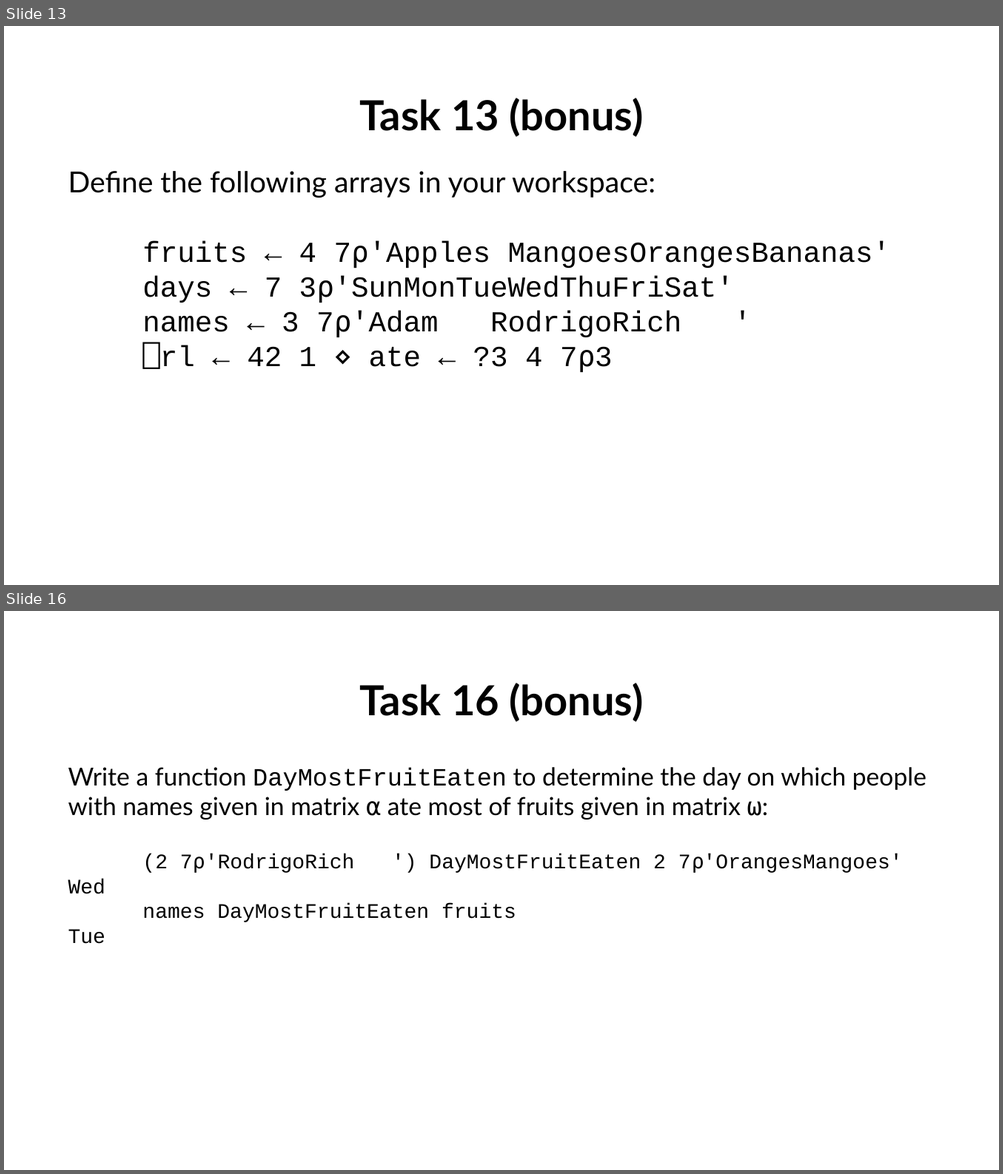
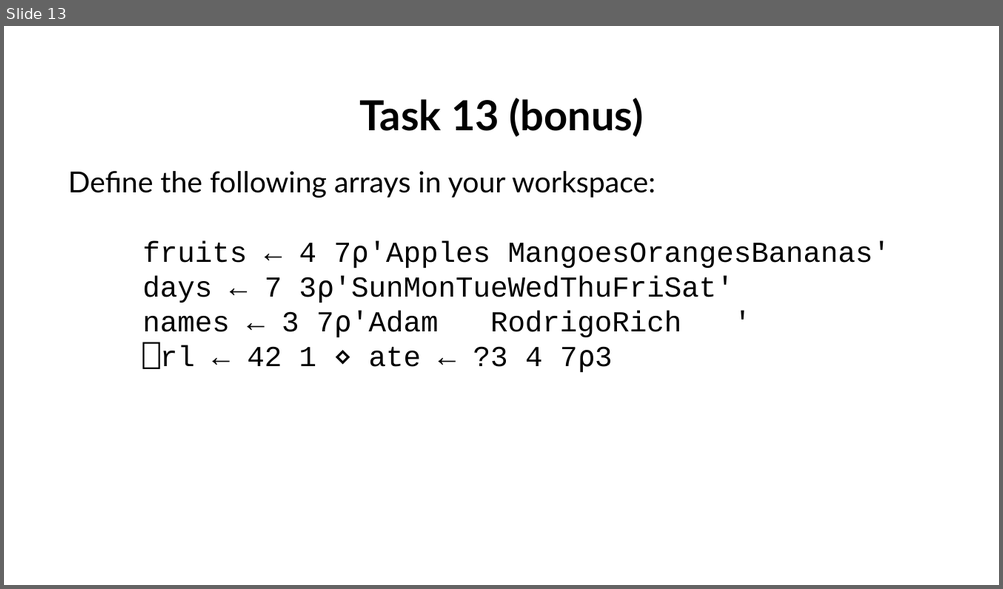
Before and after one commit to abrudz/tasks, a slide deck: tasks5.pptx. Shown one above the other, each under a label of ours: slides 13 and 16 before the commit, slide 13 after it; the slides between them are not shown. The pictures are 1003x1174 and 1003x589 pixels, drawn with LibreOffice and Linux fonts; fonts in the diff are those of the drawing. Boxes give left, top, right and bottom in pixels: in the first picture for what was removed or moved away, otherwise in the second. Text is boxed around its words. In the diff, an @@ line names an element or a change of style, - is before the commit and + after.

Commit message:
fix answers to tasks5 problem 13 onwards (#2)
* submission instructions; fix task 16

* clarify task 13

* fix task 13 etc. examples

```diff
--- a/tasks5.pptx
+++ b/tasks5.pptx
@@ slide 16 removed at <box>4,611,999,1170</box>, background #FFFFFF @@
@@ text removed at <box>68,683,926,944</box> @@
-Task 16 (bonus)
-Write a function DayMostFruitEaten to determine the day on which people with names given in matrix ⍺ ate most of fruits given in matrix ⍵:
-(2 7⍴'RodrigoRich ') DayMostFruitEaten 2 7⍴'OrangesMangoes'
-Wed
-names DayMostFruitEaten fruits
-Tue
```
Also in this commit, not shown: 1 slide changed, 2 slides added, 1 other slide removed, 3 other files.
